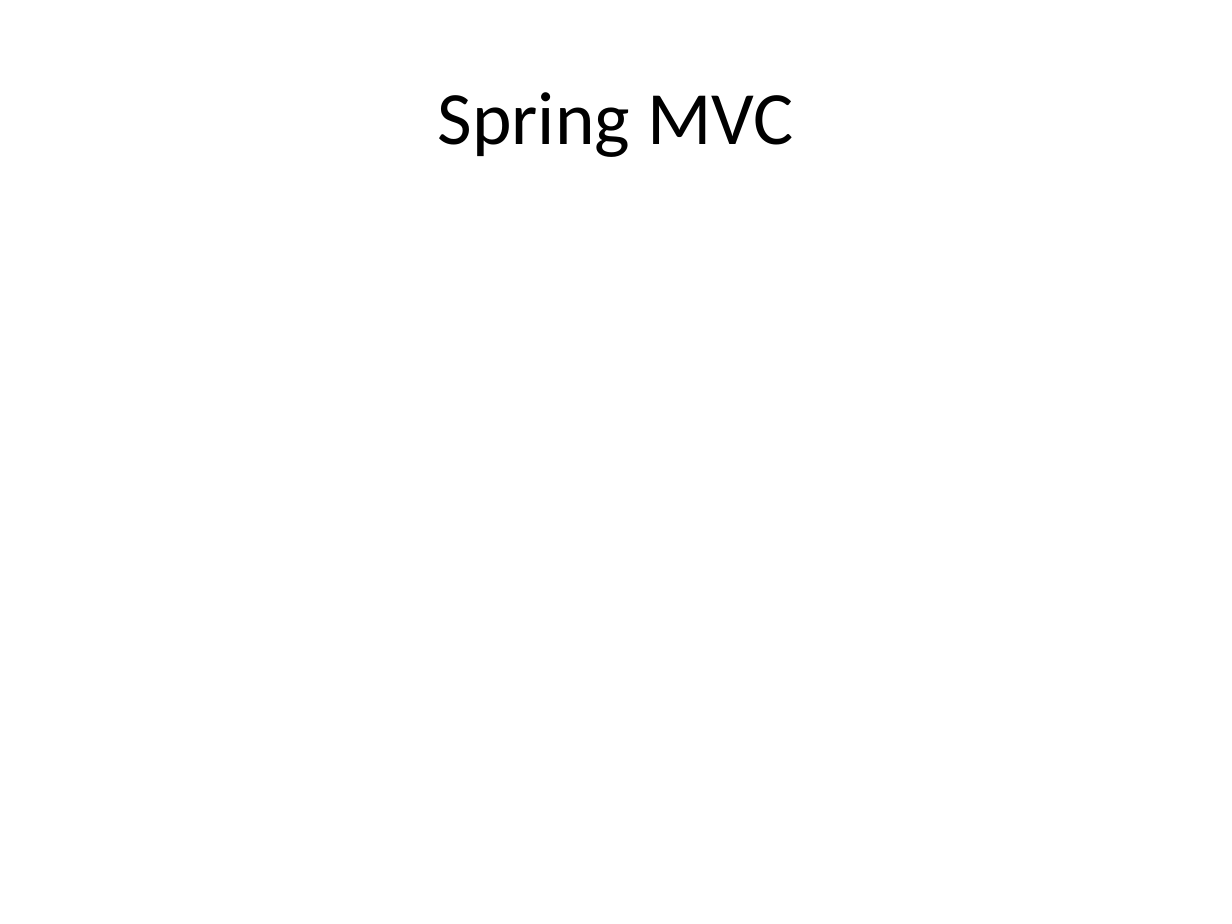
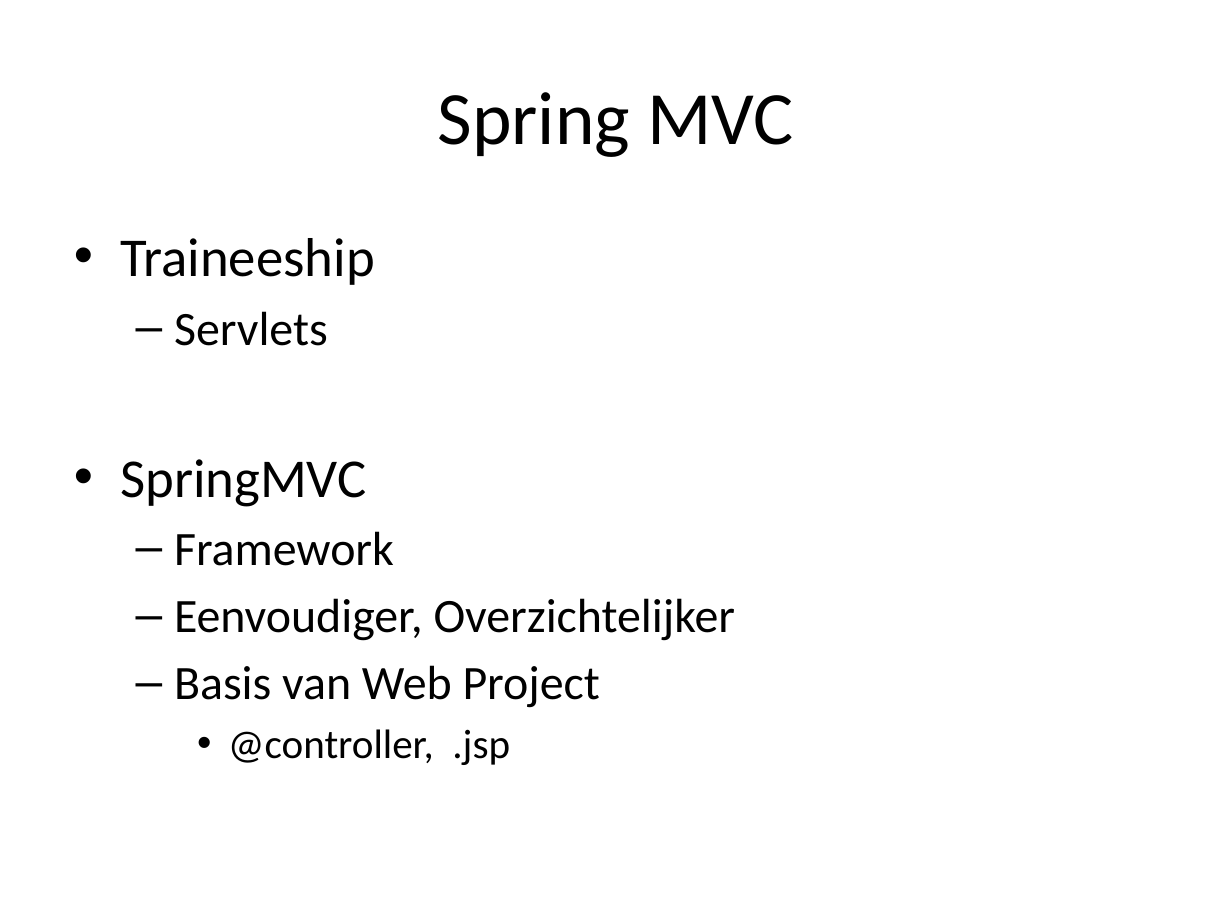
Before and after one commit to kevinrijs/ZeeSlagOnline, a slide deck: slide 7 of ZeeslagPresentatie.pptx. Drawn at 1232x924 pixels with LibreOffice and Linux fonts; fonts in the diff are those of the drawing. Boxes give left, top, right and bottom in pixels: in the first picture for what was removed or moved away, otherwise in the second. Text is boxed around its words. In the diff, an @@ line names an element or a change of style, - is before the commit and + after.

```diff
--- a/ZeeslagPresentatie.pptx
+++ b/ZeeslagPresentatie.pptx
@@ text added at <box>120,238,736,765</box>, 28 pt, text #000000 @@
+• Traineeship
+  – Servlets
+• SpringMVC
+  – Framework
+  – Eenvoudiger, Overzichtelijker
+  – Basis van Web Project
+    • @controller, .jsp
```
Also in this commit, not shown: 3 other slides changed, 7 slides added, 5 slides removed.
